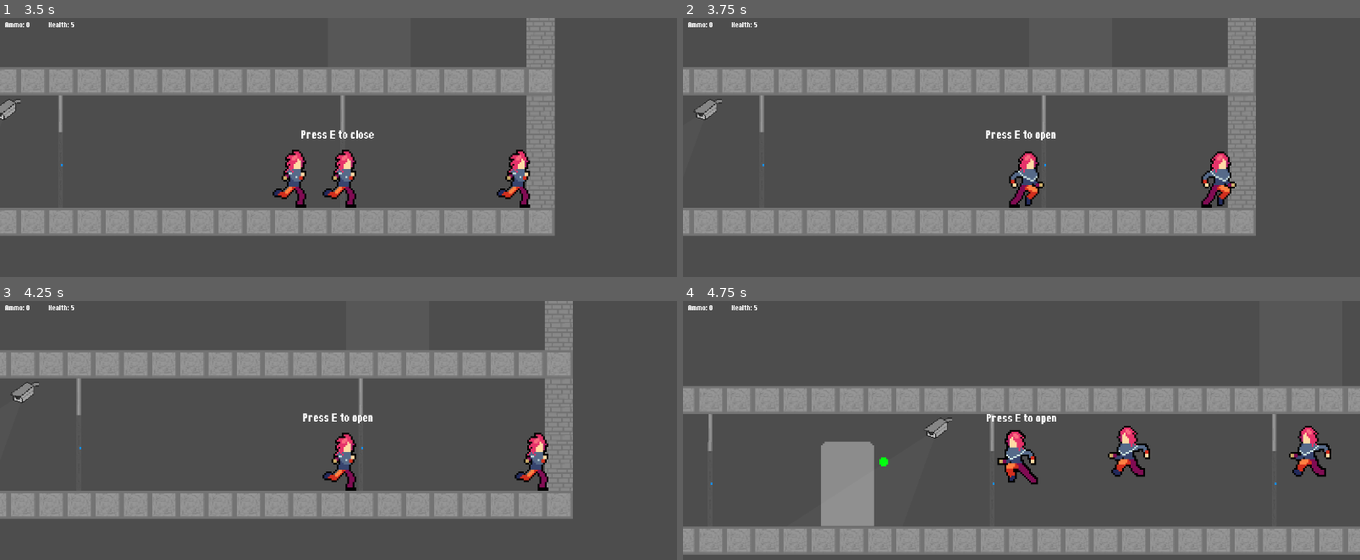
Above: before the commit, frames 1-4 (two rows, left to right).
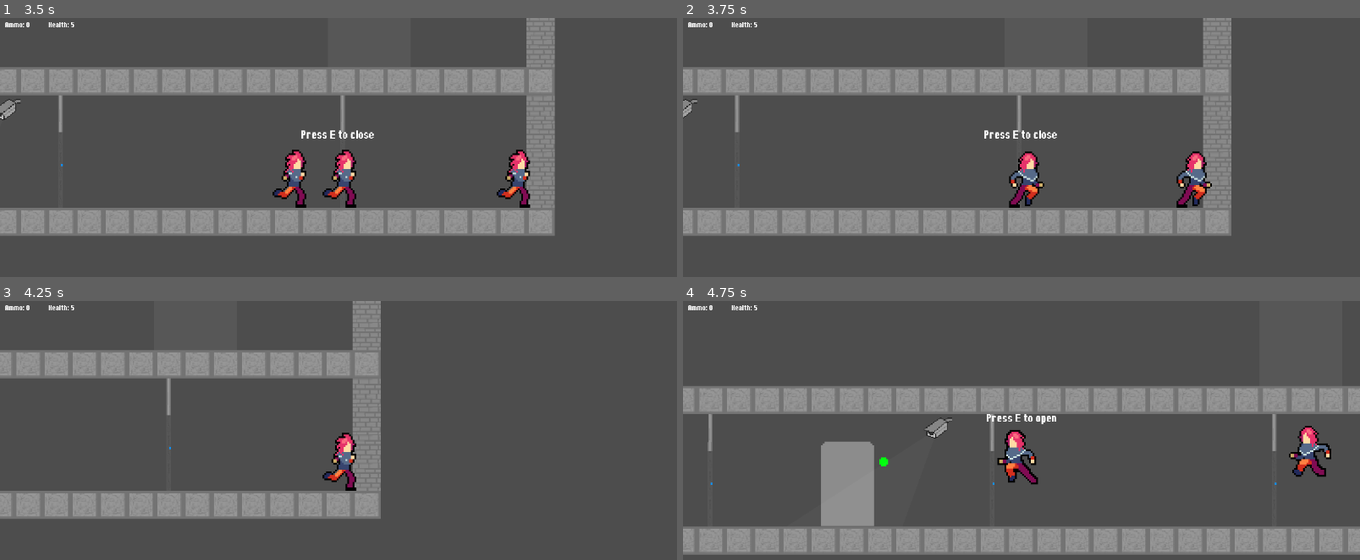
Above: after the commit, the same moments.

Repository: sppmacd/everything-has-to-end
Game: Godot game, scene res://main.tscn
Same seed, same stepped clock (60 frames per second), same inputs: the game is played once before the commit and once after it.
Inputs (mouse positions are in pixels of both pictures, inside the frame that each line leads up to):
- Up to frame 1 (3.5 s): tap Enter at 0.5 s; move the mouse to (487, 188) at 0.52 s; hold D 0.53-2.03 s; tap E at 0.6, 1.25, 2, 2.1, 2.75 s; click (487, 188) at 0.67 s; tap Space at 0.77, 1.52, 3.02 s; move the mouse to (203, 227) at 1.27 s; tap R at 1.35, 2.85 s; move the mouse to (406, 124) at 2.02 s; hold A 2.03-2.78 s; move the mouse to (outside the picture) at 2.77 s; hold D from 2.78 s (still down); click (outside the picture) at 2.92 s
- Up to frame 2 (3.75 s): keep holding D; tap E at 3.5, 3.6 s; move the mouse to (1224, 264) at 3.52 s
- Up to frame 3 (4.25 s): keep holding D; tap Space at 3.77 s
- Up to frame 4 (4.75 s): tap E at 4.25 s; move the mouse to (818, 433) at 4.27 s; release D at 4.28 s; hold A from 4.28 s (still down); tap R at 4.35 s; tap Space at 4.52 s

Frame 1 is identical in both runs. In frame 2, 9.3% of the frame differs, in the area x 0-85%, y 0-85%; in frame 3, 15%; in frame 4, 0.7%.

Commit message:
Fix usable but not action enable objects taking actions

Diff:
--- a/entities/player.gd
+++ b/entities/player.gd
@@ -130,7 +130,7 @@
 func _find_usable_objects() -> Array[Node2D]:
 	var objects = use_area.get_overlapping_bodies()
 	objects.pop_front() # player
-	return objects
+	return objects.filter(func(a): return a.action_enabled())
 
 func _label_process(_delta: float) -> void:
 	label_press_e_to_use.visible = len(_find_usable_objects()) > 0
